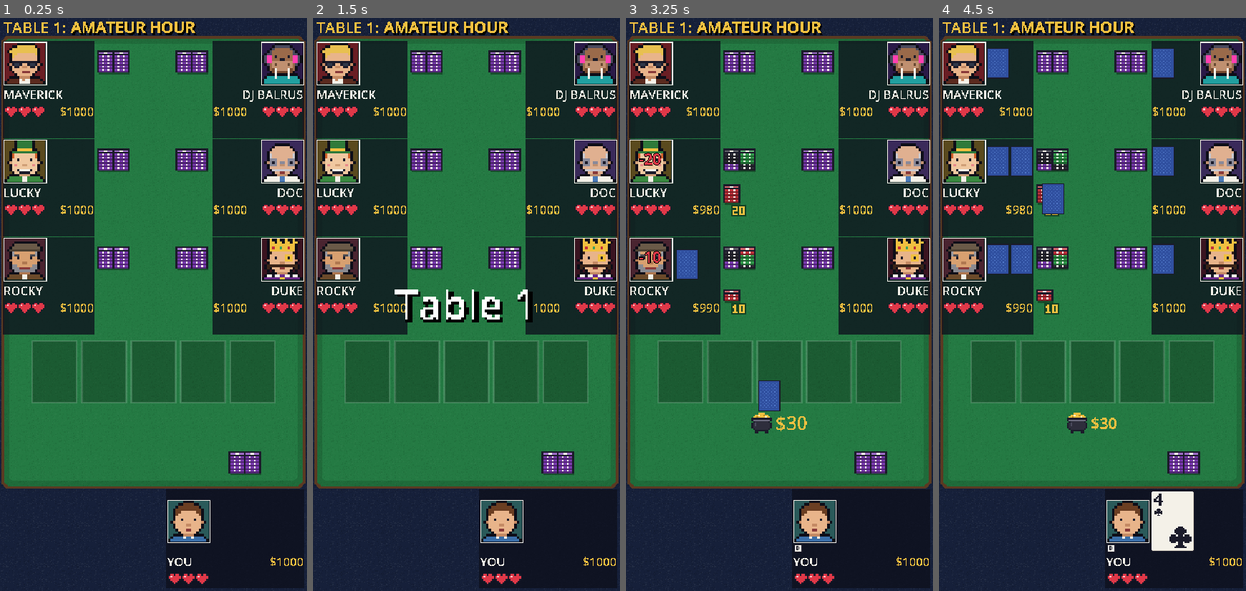
Above: before the commit, frames 1-4 (left to right).
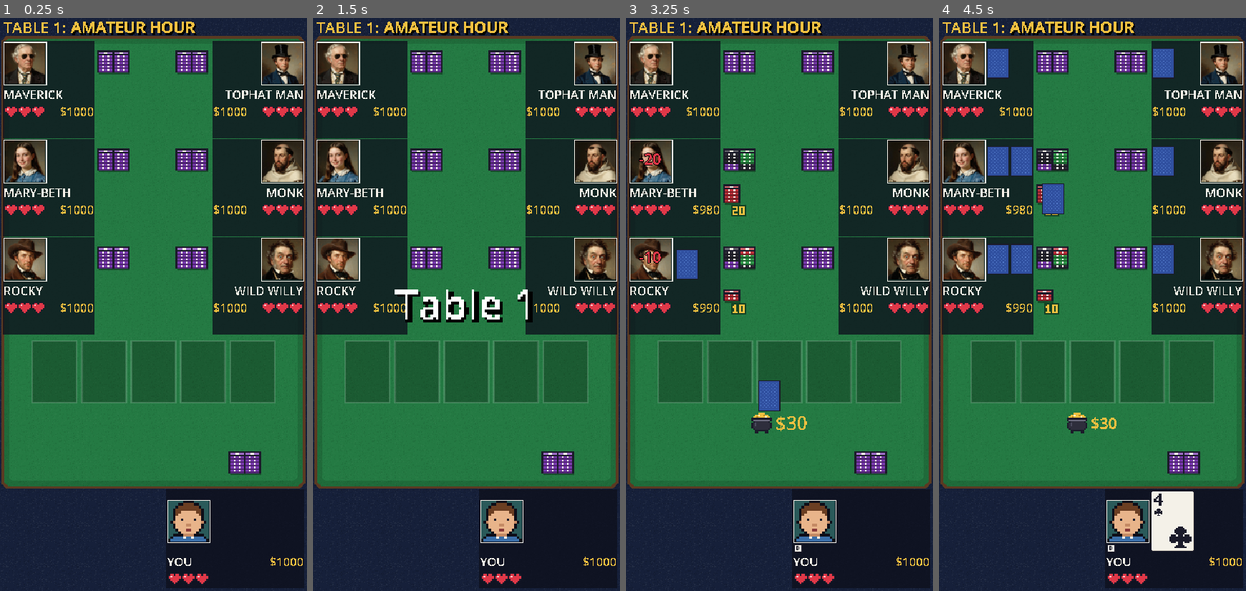
Above: after the commit, the same moments.

Repository: ryanlacroix/poker2
Game: Godot game, scene res://scenes/table.tscn
Two runs of this game, one before a commit and one after it. Both use one fixed random seed, a clock stepped at 60 frames per second and the inputs below. This scene is started directly instead of the project's main scene.
Inputs (mouse positions are in pixels of both pictures, inside the frame that each line leads up to):
- Up to frame 1 (0.25 s): no input
- Up to frame 2 (1.5 s): tap Enter at 0.5 s; move the mouse to (549, 539) at 0.52 s; tap F at 0.6 s; click (549, 539) at 0.67 s; tap Space at 1.25 s; move the mouse to (362, 287) at 1.27 s; tap C at 1.35 s; click (362, 287) at 1.42 s
- Up to frame 3 (3.25 s): tap Enter at 2 s; move the mouse to (675, 189) at 2.02 s; tap R at 2.1 s; click (675, 189) at 2.17 s; move the mouse to (675, 86) at 2.77 s; tap F at 2.85 s; click (675, 86) at 2.92 s
- Up to frame 4 (4.5 s): move the mouse to (1196, 86) at 3.52 s; tap C at 3.6 s; click (1196, 86) at 3.67 s; move the mouse to (1196, 189) at 4.27 s; tap R at 4.35 s; click (1196, 189) at 4.42 s

The runs differ from the first frame. In frame 1, 5.7% of the frame differs, in the area x 1-99%, y 4-49%; in frame 2, 5.7%; in frame 3, 5.5%; in frame 4, 5.7%.

Commit message:
48x48 characters added

Diff:
--- /dev/null
+++ b/data/npcs/mary_beth.tres
@@ -0,0 +1,15 @@
+[gd_resource type="Resource" script_class="NpcBrain" format=3]
+
+[ext_resource type="Script" path="res://scripts/ai/npc_brain.gd" id="1"]
+[ext_resource type="Texture2D" path="res://assets/new_portraits/mary-beth-new.png" id="2"]
+
+[resource]
+script = ExtResource("1")
+display_name = "MARY-BETH"
+tightness = 0.15
+aggression = 0.15
+bluff_rate = 0.05
+simulations = 200
+randomness = 0.15
+portrait = ExtResource("2")
+injured_portrait = ExtResource("2")
--- /dev/null
+++ b/data/npcs/maverick_new.tres
@@ -0,0 +1,14 @@
+[gd_resource type="Resource" script_class="NpcBrain" format=3]
+
+[ext_resource type="Script" path="res://scripts/ai/npc_brain.gd" id="1"]
+[ext_resource type="Texture2D" path="res://assets/new_portraits/maverick-avatar-new.png" id="2"]
+
+[resource]
+script = ExtResource("1")
+display_name = "MAVERICK"
+tightness = 0.2
+aggression = 0.85
+bluff_rate = 0.22
+simulations = 300
+portrait = ExtResource("2")
+injured_portrait = ExtResource("2")
--- /dev/null
+++ b/data/npcs/monk.tres
@@ -0,0 +1,14 @@
+[gd_resource type="Resource" script_class="NpcBrain" format=3]
+
+[ext_resource type="Script" path="res://scripts/ai/npc_brain.gd" id="1"]
+[ext_resource type="Texture2D" path="res://assets/new_portraits/monk-new-avatar.png" id="2"]
+
+[resource]
+script = ExtResource("1")
+display_name = "MONK"
+tightness = 0.55
+aggression = 0.5
+bluff_rate = 0.08
+simulations = 1000
+portrait = ExtResource("2")
+injured_portrait = ExtResource("2")
--- /dev/null
+++ b/data/npcs/rocky_new.tres
@@ -0,0 +1,14 @@
+[gd_resource type="Resource" script_class="NpcBrain" format=3]
+
+[ext_resource type="Script" path="res://scripts/ai/npc_brain.gd" id="1"]
+[ext_resource type="Texture2D" path="res://assets/new_portraits/rocky-new-avatar.png" id="2"]
+
+[resource]
+script = ExtResource("1")
+display_name = "ROCKY"
+tightness = 0.8
+aggression = 0.2
+bluff_rate = 0.03
+simulations = 300
+portrait = ExtResource("2")
+injured_portrait = ExtResource("2")
--- /dev/null
+++ b/data/npcs/tophat.tres
@@ -0,0 +1,15 @@
+[gd_resource type="Resource" script_class="NpcBrain" format=3]
+
+[ext_resource type="Script" path="res://scripts/ai/npc_brain.gd" id="1"]
+[ext_resource type="Texture2D" path="res://assets/new_portraits/tophat-man-avat-new.png" id="2"]
+
+[resource]
+script = ExtResource("1")
+display_name = "TOPHAT MAN"
+tightness = 0.7
+aggression = 0.8
+bluff_rate = 0.12
+simulations = 1500
+randomness = 0.03
+portrait = ExtResource("2")
+injured_portrait = ExtResource("2")
--- /dev/null
+++ b/data/npcs/wild_willy.tres
@@ -0,0 +1,15 @@
+[gd_resource type="Resource" script_class="NpcBrain" format=3]
+
+[ext_resource type="Script" path="res://scripts/ai/npc_brain.gd" id="1"]
+[ext_resource type="Texture2D" path="res://assets/new_portraits/wild-willy-new-avatar.png" id="2"]
+
+[resource]
+script = ExtResource("1")
+display_name = "WILD WILLY"
+tightness = 0.1
+aggression = 1.0
+bluff_rate = 0.35
+simulations = 200
+randomness = 0.1
+portrait = ExtResource("2")
+injured_portrait = ExtResource("2")
--- a/scripts/game/table_level.gd
+++ b/scripts/game/table_level.gd
@@ -14,12 +14,12 @@
 	{
 		name = "AMATEUR HOUR",
 		opponents = [
-			"res://data/npcs/rocky.tres",    # tight-passive
-			"res://data/npcs/lucky.tres",    # calling station
-			"res://data/npcs/maverick.tres", # loose-aggressive
-			"res://data/npcs/balrus.tres",   # tight-aggressive, strongest reader
-			"res://data/npcs/doc.tres",      # balanced
-			"res://data/npcs/duke.tres",     # maniac
+			"res://data/npcs/rocky_new.tres",    # tight-passive
+			"res://data/npcs/mary_beth.tres",    # calling station
+			"res://data/npcs/maverick_new.tres", # loose-aggressive
+			"res://data/npcs/tophat.tres",       # tight-aggressive, strongest reader
+			"res://data/npcs/monk.tres",         # balanced
+			"res://data/npcs/wild_willy.tres",   # maniac
 		],
 		starting_chips = 1000, small_blind = 10, big_blind = 20,
 		felt = Color("1f6b3a"), felt_inner = Color("247a43"), grain = 0.5,
Binary file added: assets/new_portraits/mary-beth-new.png
Not shown, added: assets/new_portraits/mary-beth-new.png.import
Binary file added: assets/new_portraits/maverick-avatar-new.png
Not shown, added: assets/new_portraits/maverick-avatar-new.png.import
Binary file added: assets/new_portraits/monk-new-avatar.png
Not shown, added: assets/new_portraits/monk-new-avatar.png.import
Binary file added: assets/new_portraits/rocky-new-avatar.png
Not shown, added: assets/new_portraits/rocky-new-avatar.png.import
Binary file added: assets/new_portraits/tophat-man-avat-new.png
Not shown, added: assets/new_portraits/tophat-man-avat-new.png.import
Binary file added: assets/new_portraits/wild-willy-new-avatar.png
Not shown, added: assets/new_portraits/wild-willy-new-avatar.png.import
(and 6 more such lines)
